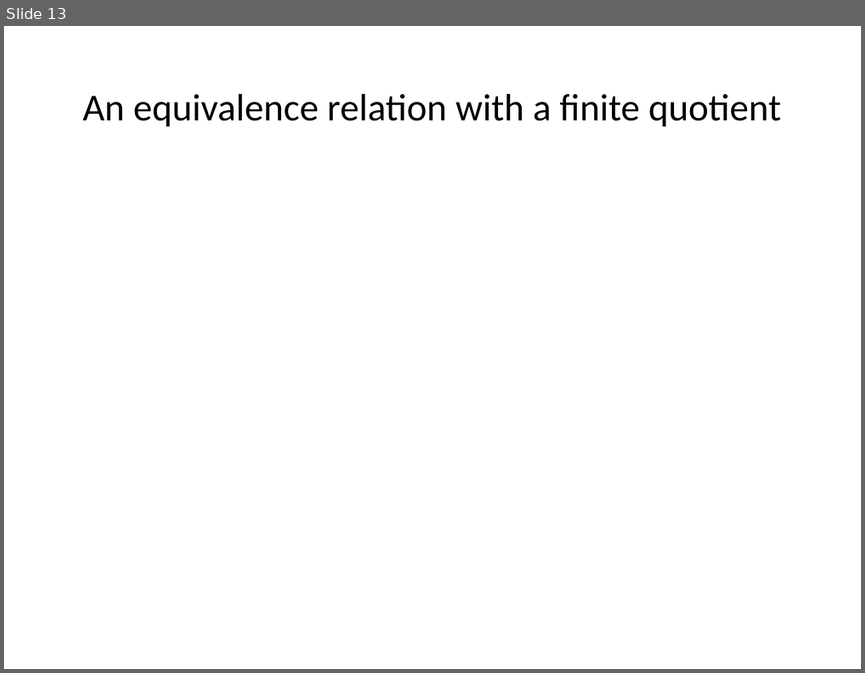
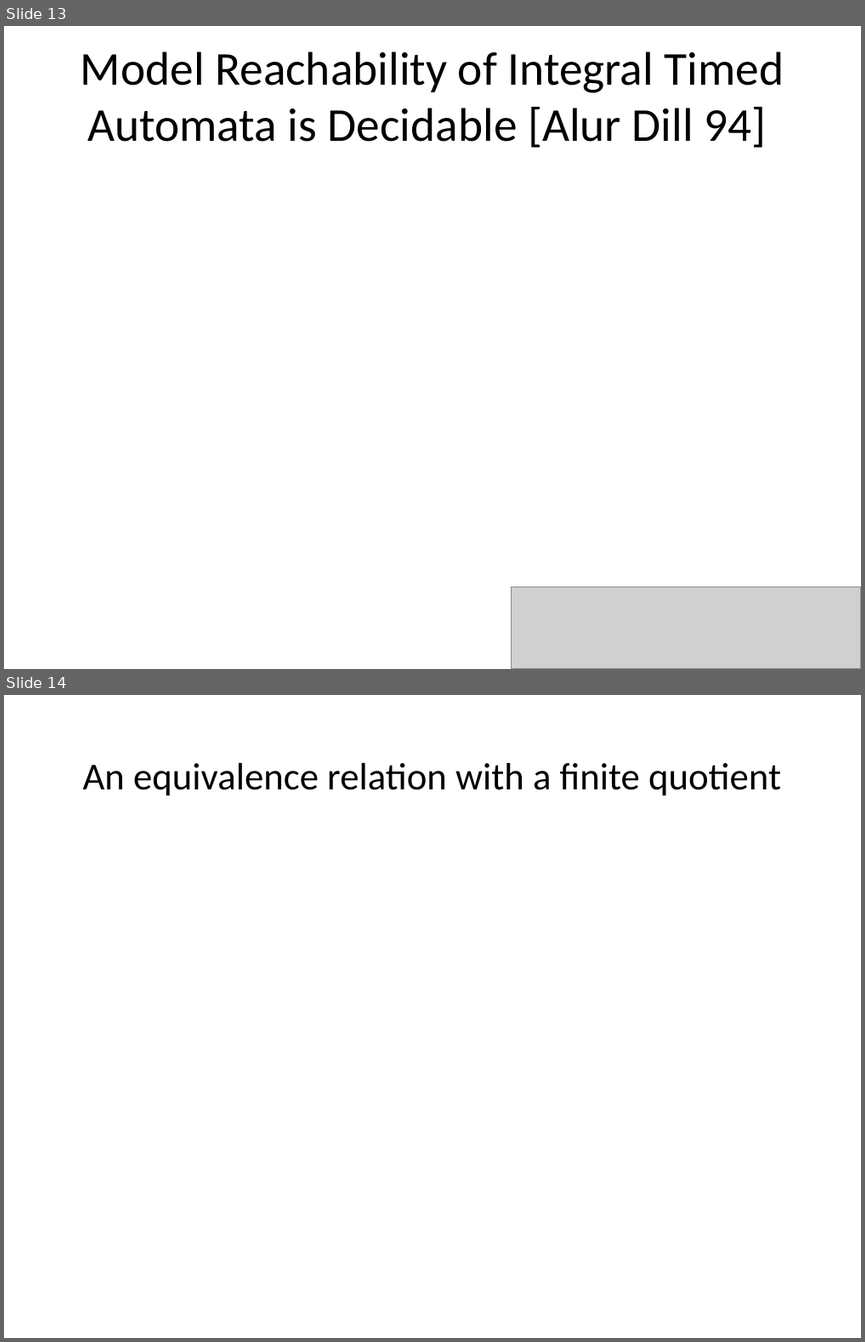
Before and after one commit to sayanmitracode/cpsbooksite, a slide deck: Slides/ReachabilityTimedAutomata21.pptx. Shown one above the other, each under a label of ours: slide 13 before the commit, slides 13 and 14 after it. The pictures are 865x673 and 865x1342 pixels, drawn with LibreOffice and Linux fonts; fonts in the diff are those of the drawing; grey boxes stand for pictures. Boxes give left, top, right and bottom in pixels: in the first picture for what was removed or moved away, otherwise in the second. Text is boxed around its words. In the diff, an @@ line names an element or a change of style, - is before the commit and + after.

```diff
--- a/Slides/ReachabilityTimedAutomata21.pptx
+++ b/Slides/ReachabilityTimedAutomata21.pptx
@@ slide 13 added at (x1=4, y1=26, x2=861, y2=669), background #FFFFFF @@
@@ title added at (x1=80, y1=52, x2=784, y2=148), 39.6 pt, text #000000 @@
+Model Reachability of Integral Timed Automata is Decidable [Alur Dill 94]
@@ picture added at (x1=511, y1=586, x2=861, y2=669) @@
@@ what was slide 13 is now slide 14 @@
```
Also in this commit, not shown: 5 slides changed, 2 other slides added, 5 other files.
